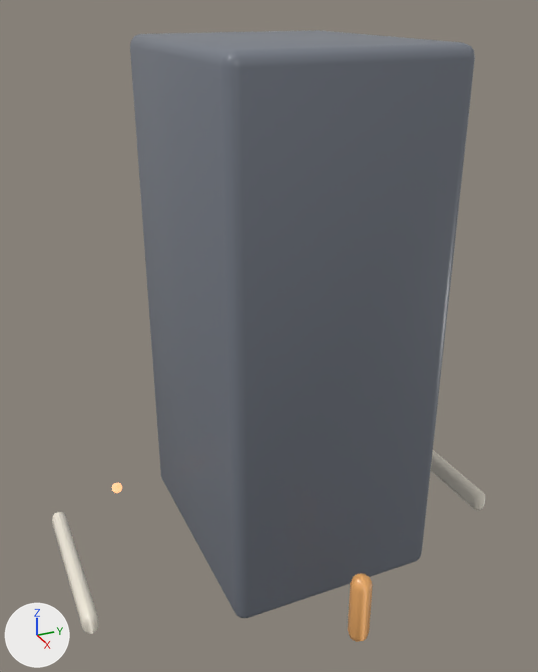
Renders of the glTF model unity/Assets/Art/EarlyGame/garage-kit/garage-server-closet.glb from each side of a commit.
One viewpoint serves both versions: a 50 mm lens placed at (1.255, -0.111, 1.092), pointed at (0.053, 0.43, 0.491). The lights are fixed; the arrows at lower left show +X, +Y and +Z. The picture after the commit comes second.

Before the edit, the objects in view are built like this:
```python
mat_garage_dark_metal = principled_material('Garage_dark_metal')
mat_garage_dark_metal.base_color = (0.18, 0.2, 0.24)  # grey #767c86
mat_garage_dark_metal.roughness = 0.35
mat_garage_plastic_orange = principled_material('Garage_plastic_orange')
mat_garage_plastic_orange.base_color = (0.86, 0.42, 0.14)  # orange #efad69
mat_garage_plastic_orange.roughness = 0.35
me_cube_018 = bpy.data.meshes.new('Cube.018')
me_cube_018.from_pydata(...)  # 96 vertices, 188 faces; spans x -0.262..0.262, y 0.272..0.697, z 0.0..1.025
me_cube_018.materials.append(mat_garage_dark_metal)  # grey #767c86
me_cube_020 = bpy.data.meshes.new('Cube.020')
me_cube_020.from_pydata(...)  # 80 vertices, 156 faces; spans x 0.36..0.4, y 0.445..0.485, z 0.0..0.15
me_cube_020.materials.append(mat_garage_plastic_orange)  # orange #efad69
me_cube_023 = bpy.data.meshes.new('Cube.023')
me_cube_023.from_pydata(...)  # 84 vertices, 164 faces; spans x -0.175..0.175, y 0.9..0.93, z 0.0..0.05
me_cube_023.materials.append(mat_garage_plastic_beige)  # pale yellow #f1eada
me_cube_024 = bpy.data.meshes.new('Cube.024')
me_cube_024.from_pydata(...)  # 74 vertices, 144 faces; spans x -0.2625..-0.2375, y 0.1525..0.1775, z 0.0..0.025
me_cube_024.materials.append(mat_garage_glass_dark)  # greyish blue #455059, glowing orange #ffa36f
ob_handle_001 = bpy.data.objects.new('Handle.001', me_cube_020)
ob_handle_001.location = (0.0, 0.0, 0.0)
ob_led0_001 = bpy.data.objects.new('Led0.001', me_cube_024)
ob_led0_001.location = (0.0, 0.0, 0.0)
ob_shell_001 = bpy.data.objects.new('Shell.001', me_cube_018)
ob_shell_001.location = (0.0, 0.0, 0.0)
ob_vent2_001 = bpy.data.objects.new('Vent2.001', me_cube_023)
ob_vent2_001.location = (0.0, 0.0, 0.0)
# also in view: 'Vent0.001' at (0.0, 0.015, 0.025)
```
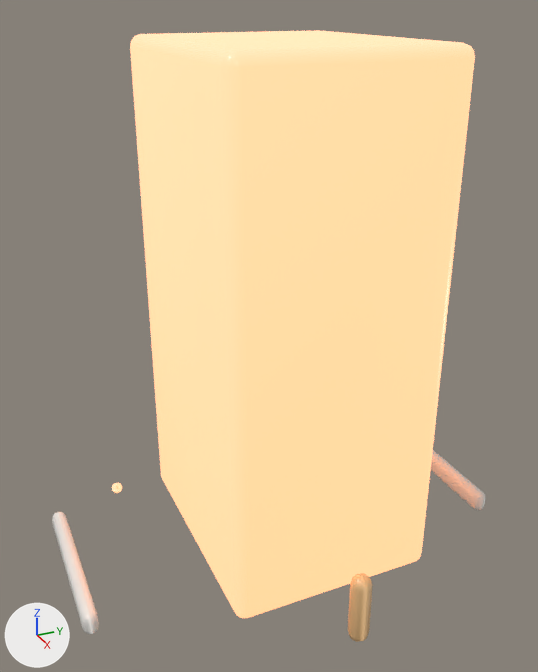
The newer file is also turned or shifted as a whole; pictures and numbers use the older file's frame.

What differs and where, as boxes (x1, y1, x2, y2) in the pictures (538 x 672 px):
```json
{"object": "Shell.001", "change": "recoloured, surface changed", "before": [130, 30, 475, 618], "after": [130, 30, 475, 618], "on screen": "lighter"}
{"object": "Handle.001", "change": "recoloured", "before": [348, 573, 373, 642], "after": [348, 573, 373, 642], "on screen": "orange to beige"}
{"object": "Led0.001", "change": "recoloured, surface changed", "before": [112, 483, 122, 493], "after": [112, 483, 122, 493]}
```

Edits to the scene script, one JSON object a line:
```json
{"op": "add", "block": "mat_garage_dark_metal", "code": "mat_garage_dark_metal.emission_color = (1.0, 0.368, 0.158)  # orange #ffa36f"}
{"op": "add", "block": "mat_garage_dark_metal", "code": "mat_garage_dark_metal.emission_strength = 1.71"}
{"op": "set", "path": "mat_garage_plastic_orange.base_color", "old": "(0.86, 0.42, 0.14)", "new": "(0.78, 0.48, 0.22)", "note": "orange #efad69 -> beige #e5b881"}
{"block": "me_cube_024", "where": "me_cube_024.from_pydata(...)  # 74 vertices, 144 faces; spans x -0.2625..-0.2375, y 0.1525..0.1775, z 0.0..0.025"}
{"op": "remove", "block": "me_cube_024", "code": "me_cube_024.materials.append(mat_garage_glass_dark)  # greyish blue #455059, glowing orange #ffa36f"}
{"op": "add", "block": "me_cube_024", "code": "me_cube_024.materials.append(mat_garage_dark_metal)  # grey #767c86, glowing orange #ffa36f"}
```
